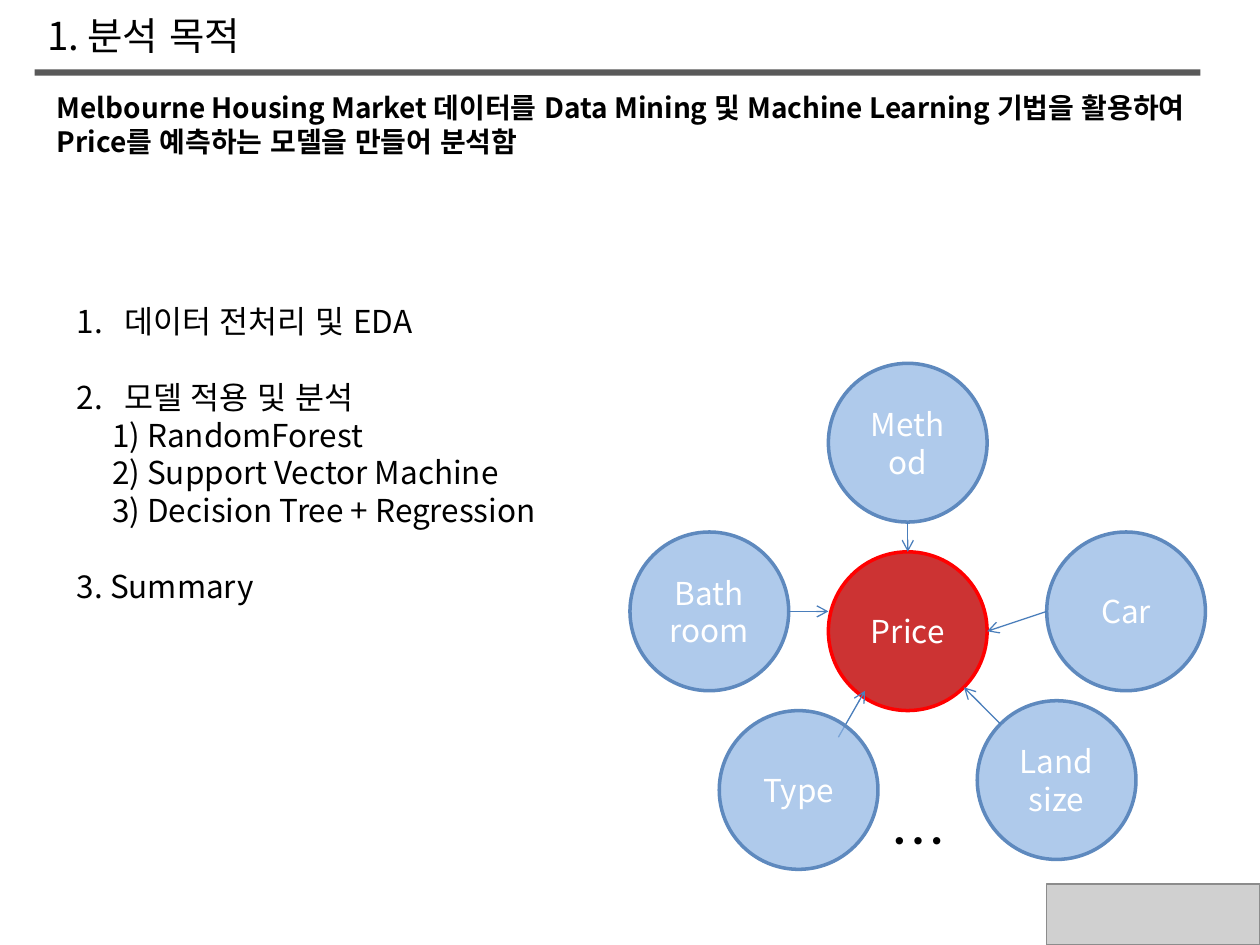
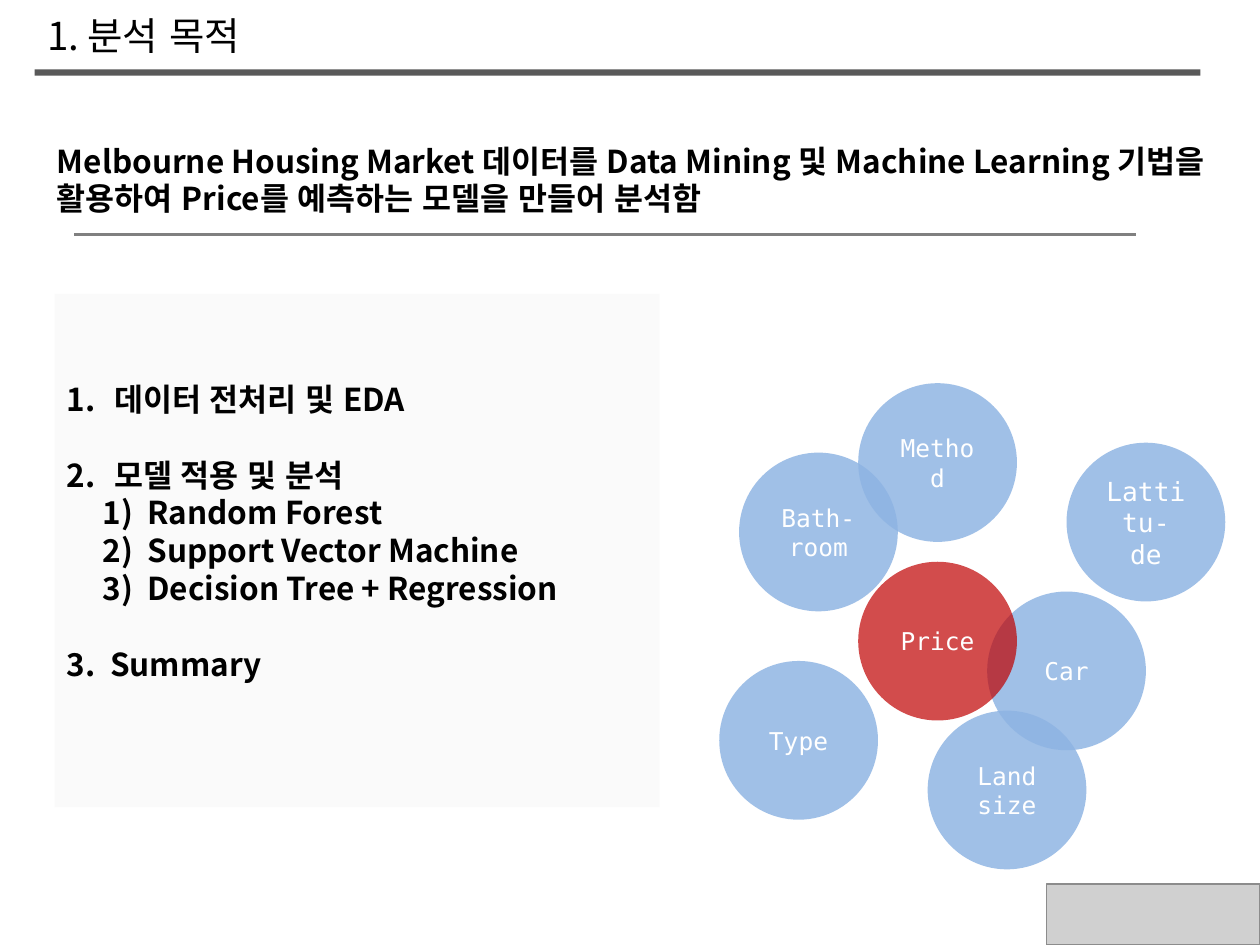
Before and after one commit to SongHaKyu/SongHakyu, a slide deck: slide 2 of Project.pptx. Drawn at 1260x945 pixels with LibreOffice and Linux fonts; fonts in the diff are those of the drawing; grey boxes stand for pictures. Boxes give left, top, right and bottom in pixels: in the first picture for what was removed or moved away, otherwise in the second. Text is boxed around its words. In the diff, an @@ line names an element or a change of style, - is before the commit and + after.

```diff
--- a/Project.pptx
+++ b/Project.pptx
@@ text "Melbourne Housing Market 데이터를 Data ..." moved from (x1=57, y1=94, x2=1185, y2=155) to (x1=57, y1=146, x2=1204, y2=213) @@
@@ text "Melbourne Housing Market 데이터를 Data ..." at (x1=57, y1=146, x2=1204, y2=213): size 16 to 18 pt @@
@@ line added from (74, 234) to (1137, 234), #808080 1.5 pt @@
@@ text "데이터 전처리 및 EDA" moved from (x1=77, y1=307, x2=535, y2=606) to (x1=67, y1=384, x2=558, y2=683) @@
@@ text at (x1=67, y1=384, x2=558, y2=683): bold on in "데이터 전처리 및 EDA", "모델 적용 및 분석", "2) Support Vector Machine", "3) Decision Tree + Regression" and 1 more places @@
@@ ellipse "Method" moved from (x1=828, y1=363, x2=987, y2=522) to (x1=858, y1=383, x2=1017, y2=542) @@
@@ ellipse added at (x1=1066, y1=442, x2=1225, y2=601), fill #8EB4E3 at 84% opacity, 15 pt, text #FFFFFF @@
+Lattitu-
+de
@@ ellipse "Bath-" moved from (x1=630, y1=532, x2=789, y2=690) to (x1=740, y1=452, x2=898, y2=611) @@
@@ ellipse "Bath-" at (x1=740, y1=452, x2=898, y2=611): fill #8EB4E3 at 70% opacity to #8EB4E3 at 84% opacity; outline #5E89BE 2 pt to none @@
@@ text at (x1=103, y1=498, x2=382, y2=531): text changed; bold on @@
-1) RandomForest
+1) Random Forest
@@ text in ellipse at (x1=781, y1=508, x2=855, y2=527): text changed; size 18 to 14 pt; font Noto Sans CJK KR to DejaVu Sans Mono @@
-Bath
+Bath-
@@ arrow removed from (907, 522) to (907, 552) @@
@@ text in ellipse at (x1=789, y1=542, x2=848, y2=556): size 18 to 14 pt, font Noto Sans CJK KR to DejaVu Sans Mono in "room" @@
@@ ellipse "Price" moved from (x1=828, y1=552, x2=987, y2=711) to (x1=858, y1=562, x2=1017, y2=721) @@
@@ ellipse "Price" at (x1=858, y1=562, x2=1017, y2=721): size 18 to 14 pt, font Noto Sans CJK KR to DejaVu Sans Mono; fill #C00000 at 80% opacity to #C00000 at 70% opacity; outline #FF0000 2 pt to none @@
@@ size 18 to 14 pt, font Noto Sans CJK KR to DejaVu Sans Mono; fill #8EB4E3 at 70% opacity to #8EB4E3 at 84% opacity; outline #5E89BE 2 pt to none in 4 elements at (x1=858, y1=383, x2=1017, y2=542), (x1=927, y1=711, x2=1086, y2=869), (x1=719, y1=662, x2=878, y2=820), (x1=987, y1=591, x2=1145, y2=750) @@
@@ ellipse "Car" moved from (x1=1047, y1=532, x2=1206, y2=690) to (x1=987, y1=591, x2=1145, y2=750) @@
@@ arrow removed from (789, 611) to (828, 611) @@
@@ arrow removed from (1047, 611) to (987, 631) @@
@@ ellipse "Type" moved from (x1=719, y1=711, x2=878, y2=869) to (x1=719, y1=662, x2=878, y2=820) @@
@@ arrow removed from (1000, 724) to (964, 688) @@
@@ arrow removed from (838, 737) to (866, 690) @@
@@ ellipse "Land" moved from (x1=978, y1=701, x2=1137, y2=859) to (x1=927, y1=711, x2=1086, y2=869) @@
@@ text removed at (x1=878, y1=800, x2=1007, y2=881) @@
-…
```
Also in this commit, not shown: 8 other slides changed, 1 other file.
